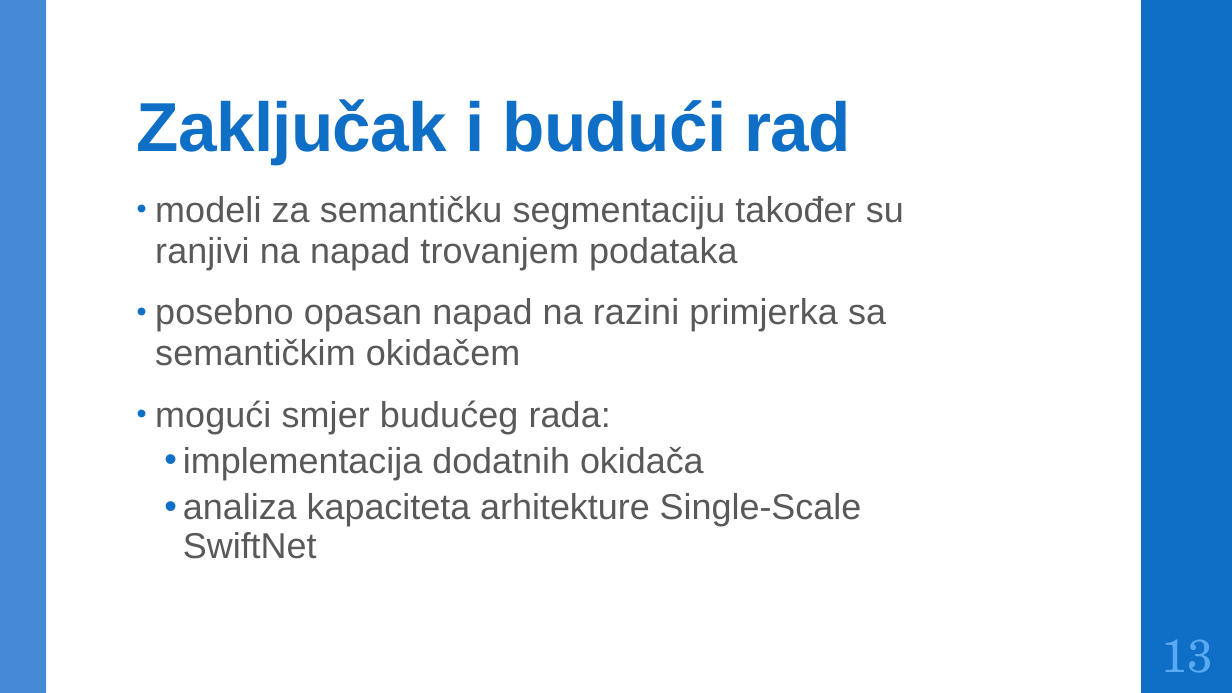
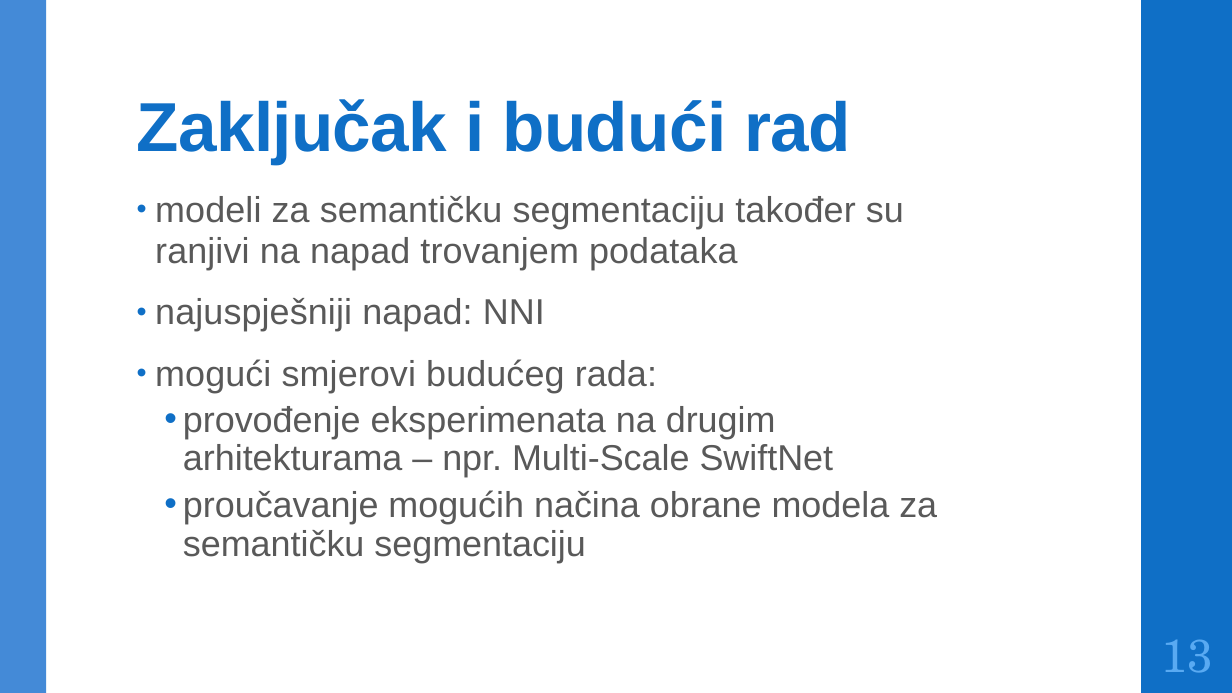
Before and after one commit to DomJamb/Seminar, a slide deck: slide 14 of Dokumentacija/Prezentacija/Trojanski napadi na modele za semantičku segmentaciju.pptx. Drawn at 1232x693 pixels with LibreOffice and Linux fonts; fonts in the diff are those of the drawing. Boxes give left, top, right and bottom in pixels: in the first picture for what was removed or moved away, otherwise in the second. Text is boxed around its words. In the diff, an @@ line names an element or a change of style, - is before the commit and + after.

```diff
--- a/Dokumentacija/Prezentacija/Trojanski napadi na modele za semantičku segmentaciju.pptx
+++ b/Dokumentacija/Prezentacija/Trojanski napadi na modele za semantičku segmentaciju.pptx
@@ text at bbox=[155, 298, 937, 563]: text changed @@
-• posebno opasan napad na razini primjerka sa semantičkim okidačem
-• mogući smjer budućeg rada:
-  • implementacija dodatnih okidača
-  • analiza kapaciteta arhitekture Single-Scale SwiftNet
+• najuspješniji napad: NNI
+• mogući smjerovi budućeg rada:
+  • provođenje eksperimenata na drugim arhitekturama – npr. Multi-Scale SwiftNet
+  • proučavanje mogućih načina obrane modela za semantičku segmentaciju
```
Also in this commit, not shown: 4 other slides changed, 4 slides added, 4 slides removed, 3 other files.
